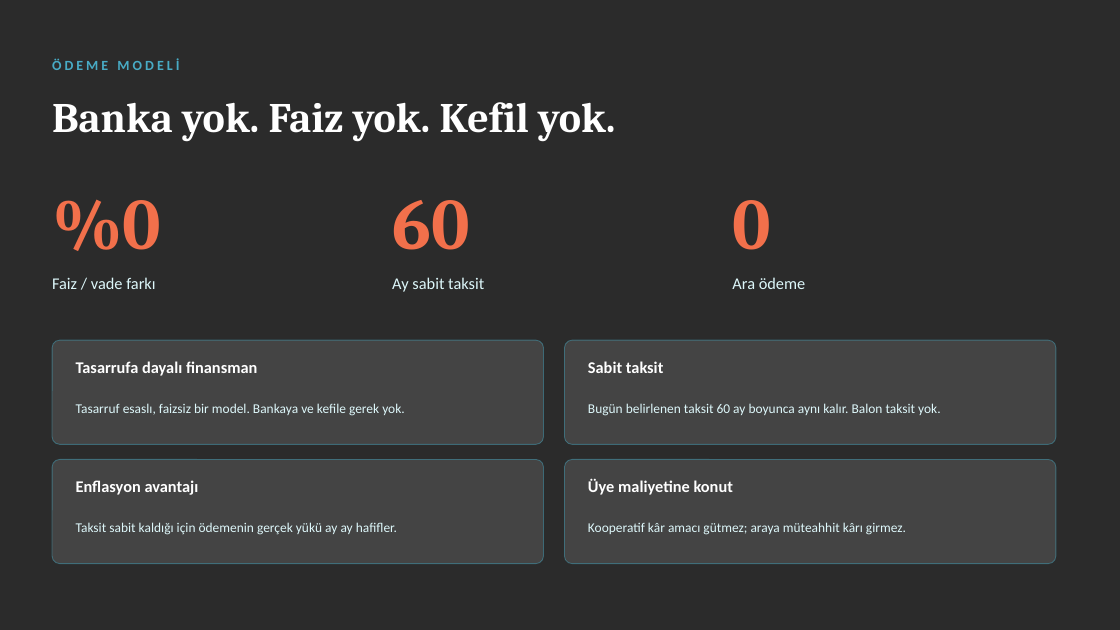
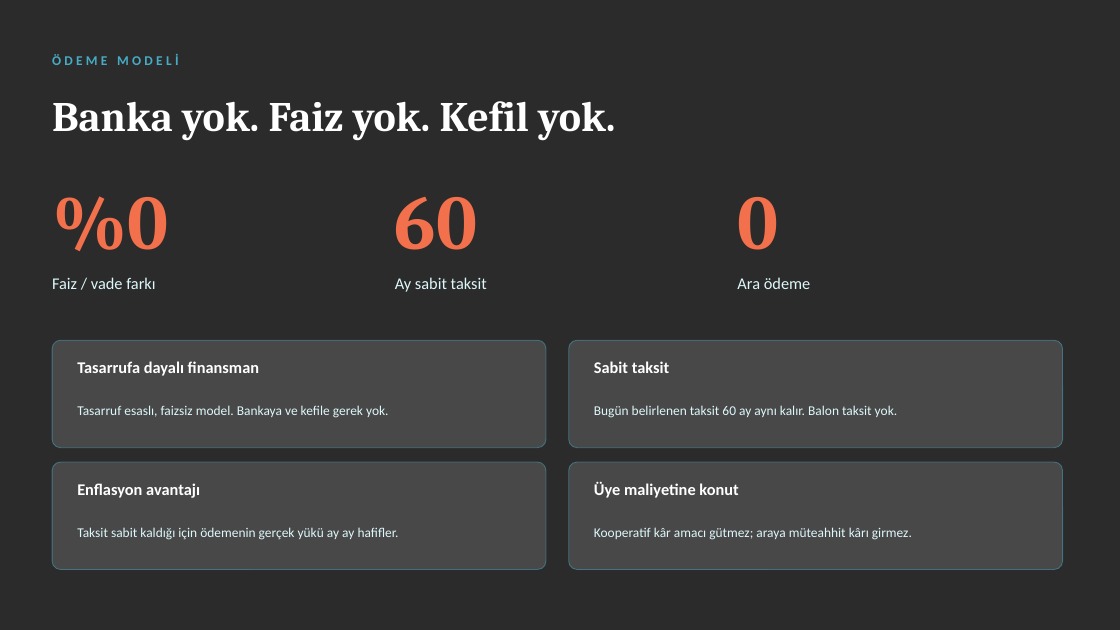
Before and after one commit to gitemreee/miaparkocean, a slide deck: slide 7 of sunum/MIA-PARK-OCEAN-Lansman-Sunumu.pptx. Drawn at 1120x630 pixels with LibreOffice and Linux fonts; fonts in the diff are those of the drawing; background and template pictures are left out; a plain dark background stands for a picture behind light text. Boxes give left, top, right and bottom in pixels: in the first picture for what was removed or moved away, otherwise in the second. Text is boxed around its words. In the diff, an @@ line names an element or a change of style, - is before the commit and + after.

```diff
--- a/sunum/MIA-PARK-OCEAN-Lansman-Sunumu.pptx
+++ b/sunum/MIA-PARK-OCEAN-Lansman-Sunumu.pptx
@@ text "ÖDEME MODELİ" at (x1=52, y1=54, x2=178, y2=65): size 12 to 11.5 pt, letter spacing 2.6 to 2.8 pt @@
@@ size 62 to 66 pt in 3 elements at (x1=52, y1=196, x2=168, y2=251), (x1=395, y1=197, x2=477, y2=250), (x1=737, y1=197, x2=778, y2=250) @@
@@ text "Ara ödeme" moved from (x1=732, y1=277, x2=806, y2=289) to (x1=737, y1=277, x2=811, y2=289) @@
@@ rounded rectangle resized from (x1=52, y1=340, x2=544, y2=444) to (x1=52, y1=340, x2=546, y2=448) @@
@@ rounded rectangle resized from (x1=565, y1=340, x2=1056, y2=444) to (x1=569, y1=340, x2=1063, y2=448) @@
@@ text "Sabit taksit" moved from (x1=588, y1=361, x2=664, y2=373) to (x1=594, y1=361, x2=670, y2=373) @@
@@ text at (x1=77, y1=405, x2=388, y2=418): text changed @@
-Tasarruf esaslı, faizsiz bir model. Bankaya ve kefile gerek yok.
+Tasarruf esaslı, faizsiz model. Bankaya ve kefile gerek yok.
@@ text at (x1=594, y1=405, x2=898, y2=418): text changed @@
-Bugün belirlenen taksit 60 ay boyunca aynı kalır. Balon taksit yok.
+Bugün belirlenen taksit 60 ay aynı kalır. Balon taksit yok.
@@ rounded rectangle resized from (x1=52, y1=460, x2=544, y2=564) to (x1=52, y1=462, x2=546, y2=570) @@
@@ fill #FFFFFF at 12% opacity to #FFFFFF at 14% opacity; proportions changed in 4 elements at (x1=52, y1=340, x2=546, y2=448), (x1=569, y1=340, x2=1063, y2=448), (x1=52, y1=462, x2=546, y2=570), (x1=569, y1=462, x2=1063, y2=570) @@
@@ rounded rectangle resized from (x1=565, y1=460, x2=1056, y2=564) to (x1=569, y1=462, x2=1063, y2=570) @@
@@ text "Üye maliyetine konut" moved from (x1=588, y1=479, x2=733, y2=495) to (x1=594, y1=482, x2=738, y2=498) @@
@@ text "Taksit sabit kaldığı için ödemenin ..." moved from (x1=76, y1=522, x2=397, y2=535) to (x1=77, y1=527, x2=399, y2=540) @@
@@ text "Kooperatif kâr amacı gütmez; araya ..." moved from (x1=588, y1=522, x2=906, y2=535) to (x1=594, y1=527, x2=912, y2=540) @@
```
Also in this commit, not shown: 14 other slides changed, 53 other files.
